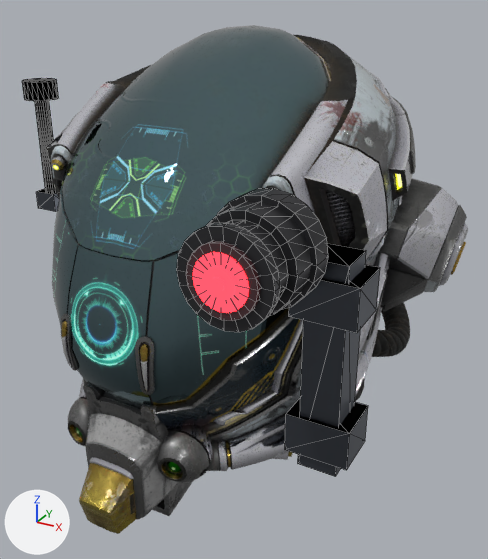
The glTF model public/models/machine-demo.glb, before and after one commit.
Before and after are seen from a 50 mm camera at (1.423, -2.249, 1.065) aimed at (0.093, 0.168, -0.144). The axes (+X, +Y, +Z) are drawn at lower left. The lights are the same throughout. The picture after the commit comes second. Mesh edges are drawn as thin lines on the coarser meshes. Where no turn or scale is listed for an object, it has been applied to the vertices. Vertices at exactly the same position are counted once.

Names of what the first picture shows: 'node_damagedHelmet_-6514', 'part_antenna', 'part_pod', 'part_pod_eye', 'part_pod_glass', 'part_rail'.
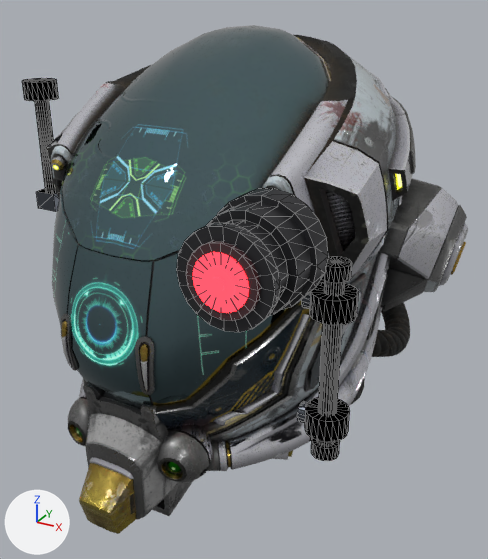
Changed parts and their boxes [x1, y1, x2, y2] in the pictures (488 x 559 px):
'part_rail', reshaped (34% narrower, 12% shorter)
    before: [285, 244, 380, 477]
    after: [297, 256, 359, 461]
part 1 of me_part_rail, added
    after: [317, 282, 345, 446]
part 2 of me_part_rail, added
    after: [321, 256, 352, 283]
part 3 of me_part_rail, added
    after: [311, 438, 340, 461]
part 4 of me_part_rail, added
    after: [305, 397, 350, 442]
part 5 of me_part_rail, added
    after: [297, 401, 308, 423]
part 6 of me_part_rail, added
    after: [310, 282, 359, 325]
part 7 of me_part_rail, added (mostly hidden)
    after: [301, 293, 310, 309]
part 8 of me_part_rail, deleted
    before: [298, 244, 366, 477]
part 9 of me_part_rail, deleted
    before: [285, 398, 368, 470]
part 10 of me_part_rail, deleted
    before: [289, 265, 380, 333]

Diff of the bpy script that builds the scene:
```diff
--- a/public/models/machine-demo.glb.py
+++ b/public/models/machine-demo.glb.py
@@ me_part_rail @@
 # used by ob_part_rail; location = (0.0, 0.0, 0.0)
-me_part_rail.from_pydata(...)  # 24 vertices, 36 faces; spans x 0.555..0.801, y -0.351..-0.153, z -0.607..0.233
+me_part_rail.from_pydata(...)  # 286 vertices, 544 faces; spans x 0.573..0.76, y -0.334..-0.171, z -0.58..0.206
+# me_part_rail part 1: a new loose piece, a 24-sided cylinder along z spanning x 0.644..0.712, y -0.286..-0.218, z -0.567..0.193, in mat_part_rail (dark grey #555961)
+# me_part_rail part 2: a new loose piece, a 20-sided cylinder along z spanning x 0.625..0.731, y -0.305..-0.2, z 0.15..0.206, in mat_part_rail (dark grey #555961)
+# me_part_rail part 3: a new loose piece, a 20-sided cylinder along z spanning x 0.625..0.731, y -0.305..-0.2, z -0.58..-0.524, in mat_part_rail (dark grey #555961)
+# me_part_rail part 4: a new loose piece, a 20-sided cylinder along z spanning x 0.596..0.76, y -0.334..-0.171, z -0.472..-0.382, in mat_part_rail (dark grey #555961)
+# me_part_rail part 5: a new loose piece, a 16-sided cylinder along x spanning x 0.573..0.677, y -0.291..-0.213, z -0.466..-0.388, in mat_part_rail (dark grey #555961)
+# me_part_rail part 6: a new loose piece, a 20-sided cylinder along z spanning x 0.596..0.76, y -0.334..-0.171, z 0.008..0.098, in mat_part_rail (dark grey #555961)
+# me_part_rail part 7: a new loose piece, a 16-sided cylinder along x spanning x 0.573..0.677, y -0.291..-0.213, z 0.014..0.092, in mat_part_rail (dark grey #555961)
+# me_part_rail part 8: the loose piece of 8 vertices spanning x 0.602..0.753, y -0.333..-0.171, z -0.607..0.233 is deleted
+# me_part_rail part 9: the loose piece of 8 vertices spanning x 0.555..0.801, y -0.351..-0.153, z -0.547..-0.387 is deleted
+# me_part_rail part 10: the loose piece of 8 vertices spanning x 0.555..0.801, y -0.351..-0.153, z 0.013..0.173 is deleted
 me_part_rail.materials.append(mat_part_rail)
```
